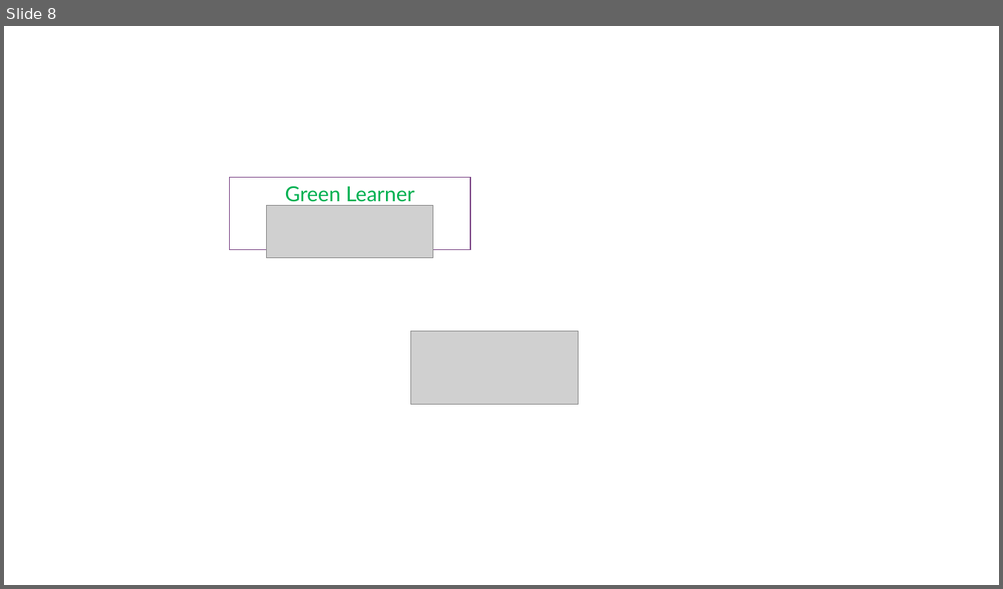
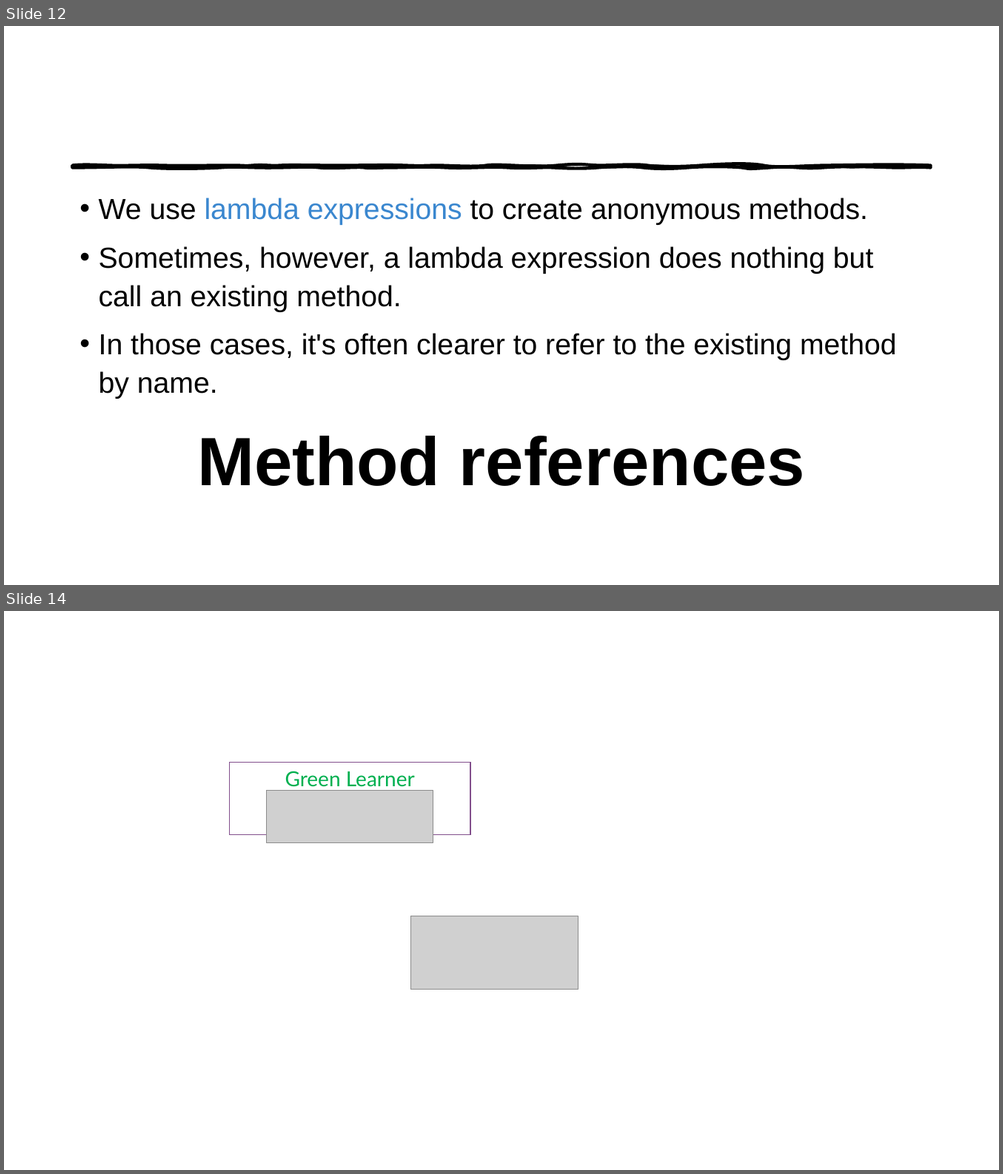
Before and after one commit to codefarm0/Java-Tech-Shots, a slide deck: Java Tech Shots.pptx. Shown one above the other, each under a label of ours: slide 8 before the commit, slides 12 and 14 after it; the slides between them are not shown. The pictures are 1003x589 and 1003x1174 pixels, drawn with LibreOffice and Linux fonts; fonts in the diff are those of the drawing; grey boxes stand for pictures. Boxes give left, top, right and bottom in pixels: in the first picture for what was removed or moved away, otherwise in the second. Text is boxed around its words. In the diff, an @@ line names an element or a change of style, - is before the commit and + after.

```diff
--- a/Java Tech Shots.pptx
+++ b/Java Tech Shots.pptx
@@ slide 12 added at [4,26,999,585], background #FFFFFF @@
@@ freeform shape added at [73,166,930,168], fill #000000, outline #000000 3 pt @@
@@ text added at [99,198,896,486], 28 pt, text #000000 @@
+• We use lambda expressions to create anonymous methods.
+• Sometimes, however, a lambda expression does nothing but call an existing method.
+• In those cases, it's often clearer to refer to the existing method by name.
+Method references
@@ what was slide 8 is now slide 14 @@
```
Also in this commit, not shown: 1 slide changed, 4 other slides added, 5 other files.
